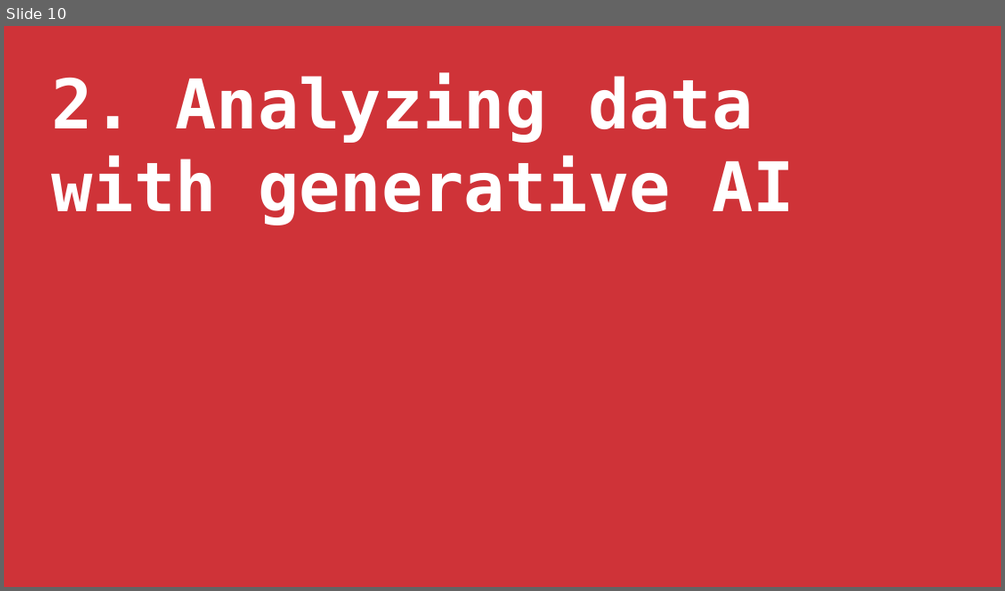
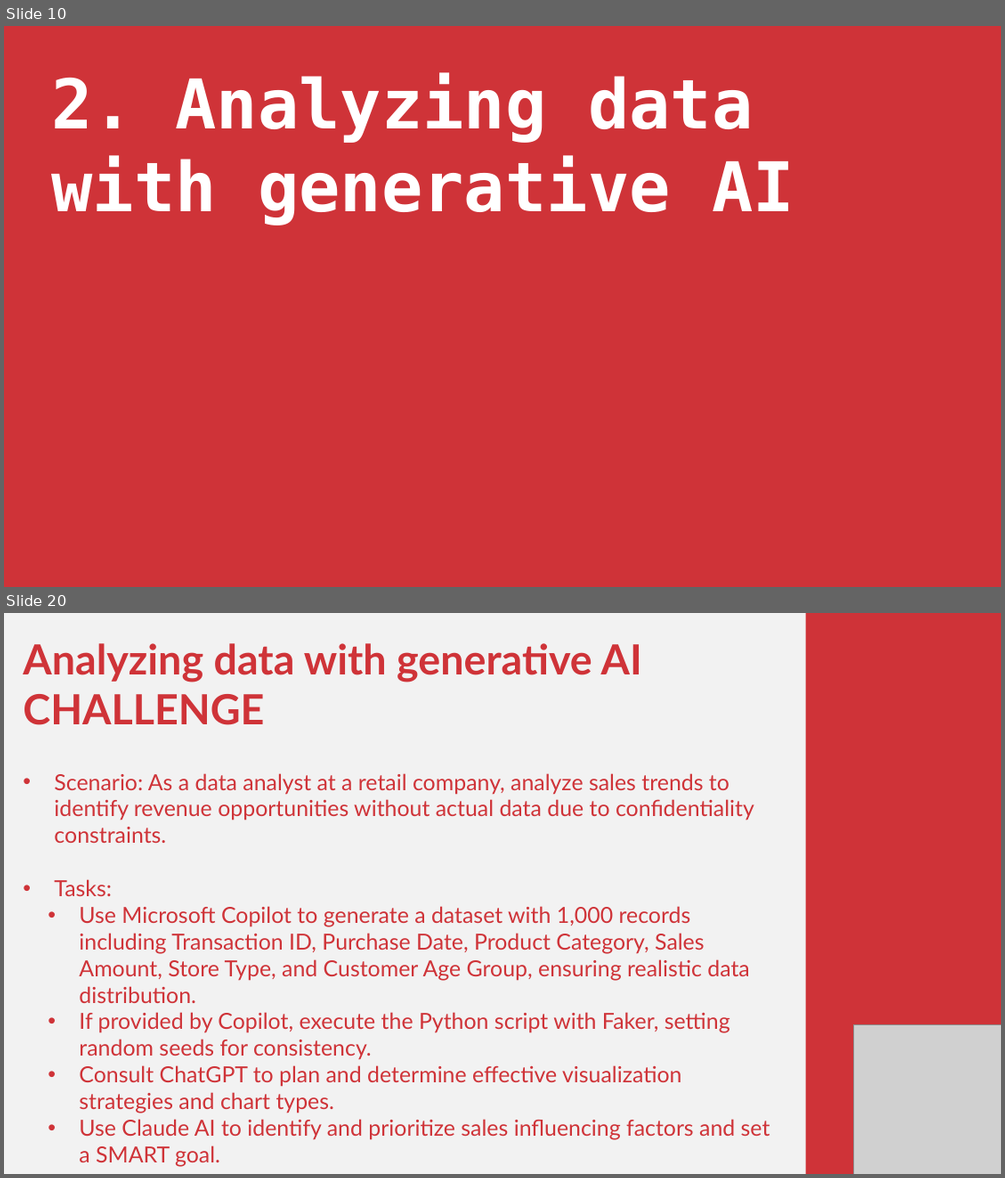
Before and after one commit to stringfestdata/enhancing-excel-free-generative-ai-tools, a slide deck: enhancing-excel-free-generative-ai.pptx. Shown one above the other, each under a label of ours: slide 10 before the commit, slides 10 and 20 after it; the slides between them are not shown. The pictures are 1005x591 and 1005x1178 pixels, drawn with LibreOffice and Linux fonts; fonts in the diff are those of the drawing; grey boxes stand for pictures. Boxes give left, top, right and bottom in pixels: in the first picture for what was removed or moved away, otherwise in the second. Text is boxed around its words. In the diff, an @@ line names an element or a change of style, - is before the commit and + after.

```diff
--- a/enhancing-excel-free-generative-ai.pptx
+++ b/enhancing-excel-free-generative-ai.pptx
@@ slide 20 added at <box>4,613,1001,1174</box>, background #F2F2F2 @@
@@ rectangle added at <box>805,613,1001,1174</box>, fill #CF3338 @@
@@ text added at <box>23,643,770,1167</box>, 32 pt, text #CF3338 @@
+Analyzing data with generative AI CHALLENGE
+• Scenario: As a data analyst at a retail company, analyze sales trends to identify revenue opportunities without actual data due to confidentiality constraints.
+• Tasks:
+  • Use Microsoft Copilot to generate a dataset with 1,000 records including Transaction ID, Purchase Date, Product Category, Sales Amount, Store Type, and Customer Age Group, ensuring realistic data distribution.
+  • If provided by Copilot, execute the Python script with Faker, setting random seeds for consistency.
+  • Consult ChatGPT to plan and determine effective visualization strategies and chart types.
+  • Use Claude AI to identify and prioritize sales influencing factors and set a SMART goal.
@@ picture added at <box>853,1024,1001,1174</box> @@
```
Also in this commit, not shown: 3 slides changed, 9 other slides added, 2 slides removed, 1 other file.
